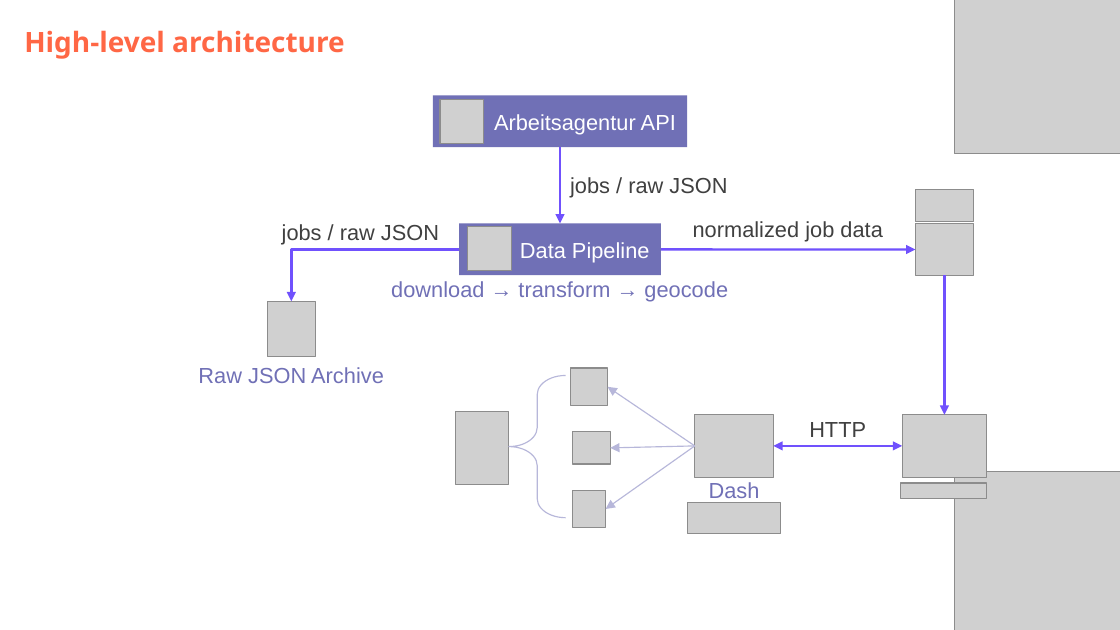
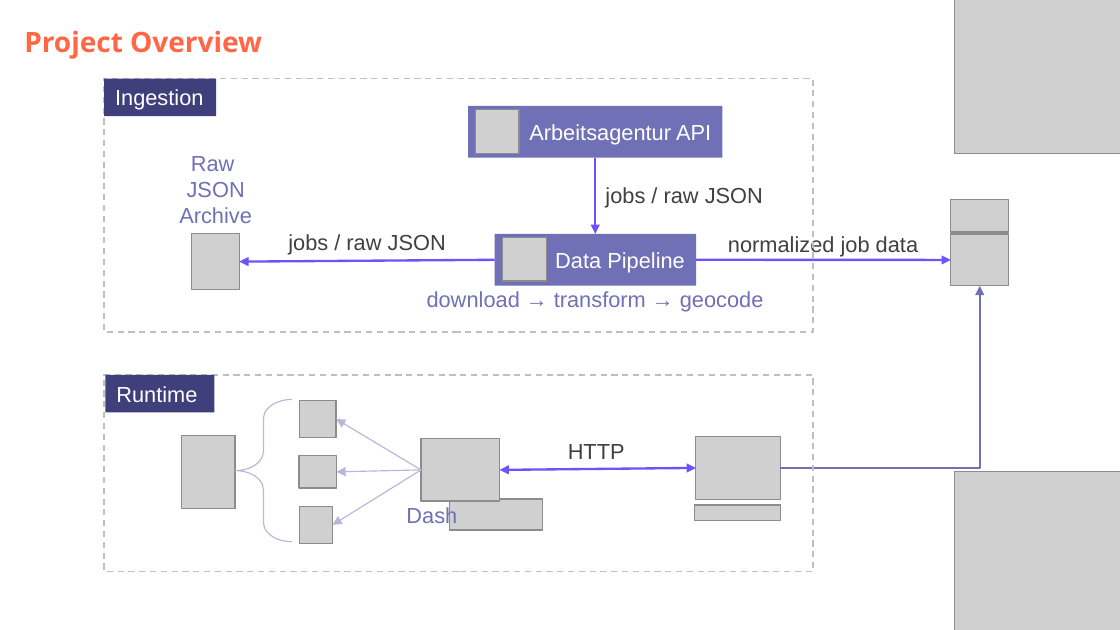
Before and after one commit to DataScientest-Studio/jun26bde-job-market, a slide deck: slide 4 of docs/defence/Defence.pptx. Drawn at 1120x630 pixels with LibreOffice and Linux fonts; fonts in the diff are those of the drawing; grey boxes stand for pictures; background and template pictures are left out. Boxes give left, top, right and bottom in pixels: in the first picture for what was removed or moved away, otherwise in the second. Text is boxed around its words. In the diff, an @@ line names an element or a change of style, - is before the commit and + after.

Commit message:
Update architecture images

```diff
--- a/docs/defence/Defence.pptx
+++ b/docs/defence/Defence.pptx
@@ subtitle at (24, 30, 262, 59): text changed @@
-High-level architecture
+Project Overview
@@ rectangle added at (104, 78, 813, 332), outline #BFBFBF 1 pt dashed @@
@@ rectangle added at (104, 78, 216, 116), fill #3F3F7B, 14 pt, text #FFFFFF @@
+Ingestion
@@ text at (179, 156, 252, 223): text changed @@
-Raw JSON Archive
+Raw
+JSON
+Archive
@@ 4 pictures, 2 texts, 2 rectangles, 2 arrows: place and size @@
-4 pictures, 2 texts, 2 rectangles, 2 arrows at (391, 95, 973, 301)
+4 pictures, 2 texts, 2 rectangles, 2 arrows at (427, 105, 1009, 312)
@@ picture: place and size @@
-picture at (268, 301, 316, 357)
+picture at (192, 234, 240, 290)
@@ text "jobs / raw JSON": place and size @@
-text "jobs / raw JSON" at (282, 224, 439, 245)
+text "jobs / raw JSON" at (288, 234, 446, 255)
@@ text "normalized job data": place and size @@
-text "normalized job data" at (693, 221, 882, 242)
+text "normalized job data" at (728, 235, 918, 257)
@@ arrow added from (495, 260) to (240, 262), #7151FD 1.5 pt @@
@@ elbow arrow removed from (459, 250) to (291, 301) @@
@@ elbow arrow added from (781, 468) to (980, 286), #7070B6 1.5 pt @@
@@ arrow removed from (944, 276) to (944, 414) @@
@@ rectangle added at (104, 375, 813, 572), outline #BFBFBF 1 pt dashed @@
@@ rectangle added at (105, 375, 214, 413), fill #3F3F7B, 14 pt, text #FFFFFF @@
+Runtime
@@ picture: place and size @@
-picture at (571, 368, 608, 407)
+picture at (299, 400, 336, 438)
@@ arrow moved from (694, 446) - (607, 386) to (421, 470) - (336, 419) @@
@@ text "HTTP": place and size @@
-text "HTTP" at (809, 422, 866, 437)
+text "HTTP" at (568, 444, 625, 459)
@@ picture: place and size @@
-picture at (903, 414, 988, 477)
+picture at (696, 437, 781, 500)
@@ arrow moved from (694, 446) - (606, 508) to (421, 470) - (333, 525) @@
@@ 3 pictures, 1 left brace, 1 arrow: place and size @@
-3 pictures, 1 left brace, 1 arrow at (456, 375, 773, 517)
+3 pictures, 1 left brace, 1 arrow at (181, 400, 500, 542)
@@ double arrow moved from (773, 446) - (903, 446) to (500, 470) - (696, 468) @@
@@ picture: place and size @@
-picture at (572, 491, 605, 528)
+picture at (299, 506, 332, 543)
@@ text "Dash": place and size @@
-text "Dash" at (709, 482, 760, 503)
+text "Dash" at (406, 506, 457, 528)
@@ picture: place and size @@
-picture at (688, 503, 781, 534)
+picture at (449, 500, 542, 531)
@@ picture: place and size @@
-picture at (900, 483, 987, 498)
+picture at (694, 505, 781, 521)
```
Also in this commit, not shown: 1 slide added, 5 other files.
